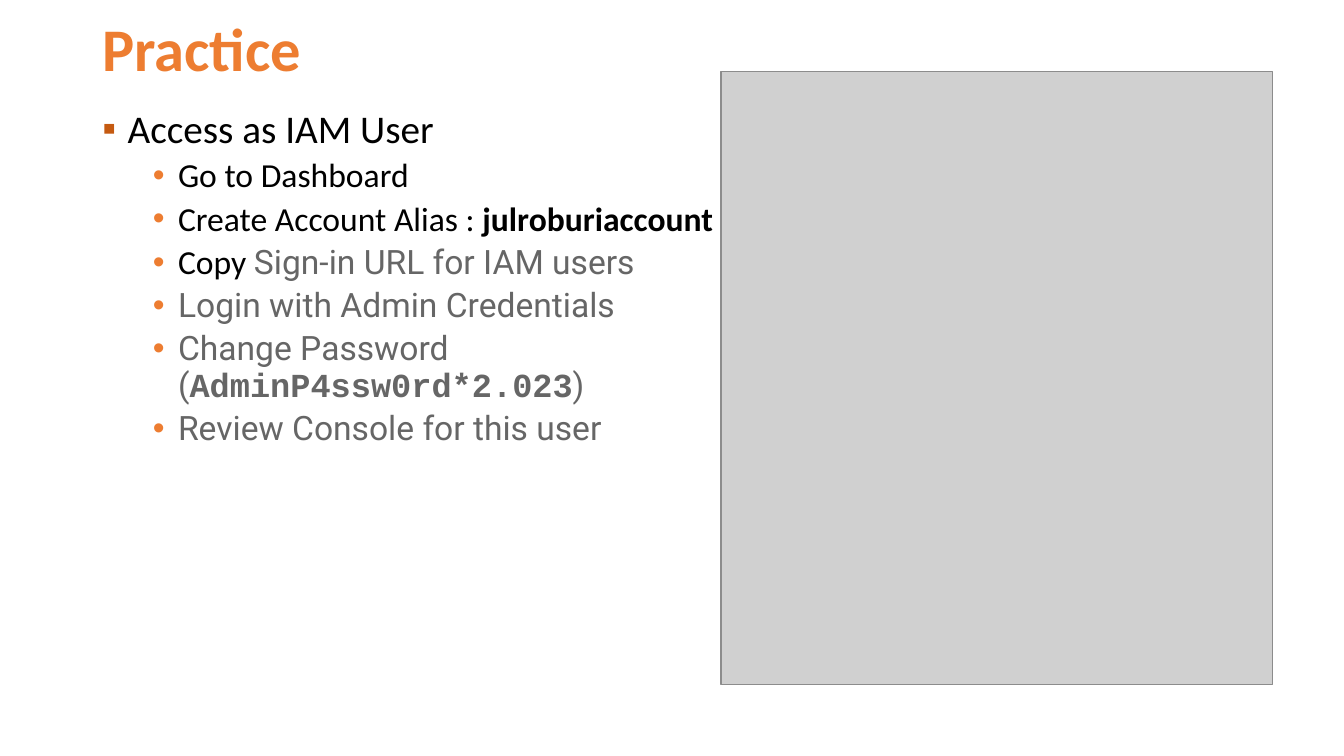
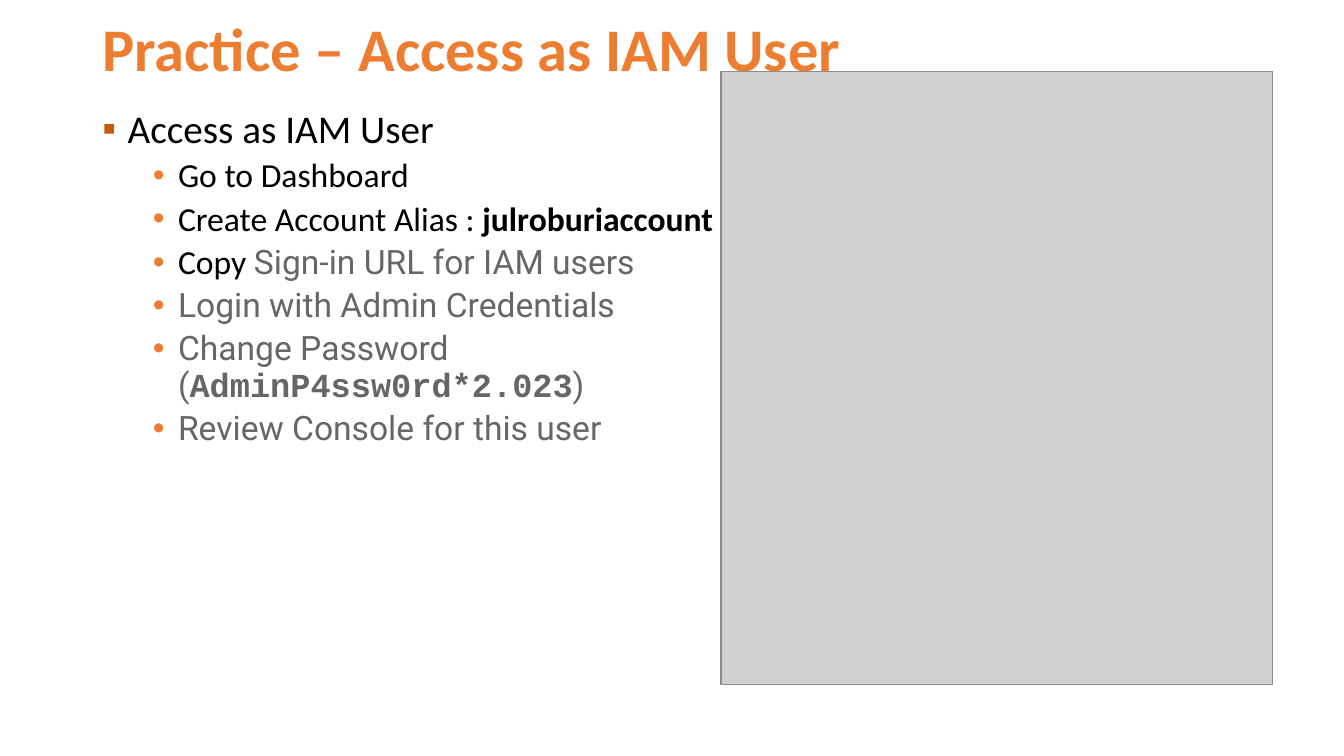
Before and after one commit to Jucer74/ArchitectureMaster, a slide deck: slide 7 of Classes/04-IAM-IdentityandAccessManagement/ArchitectureMaster-04-IAM-IdentityandAccessManagement.pptx. Drawn at 1344x756 pixels with LibreOffice and Linux fonts; fonts in the diff are those of the drawing; grey boxes stand for pictures; background and template pictures are left out. Boxes give left, top, right and bottom in pixels: in the first picture for what was removed or moved away, otherwise in the second. Text is boxed around its words. In the diff, an @@ line names an element or a change of style, - is before the commit and + after.

```diff
--- a/Classes/04-IAM-IdentityandAccessManagement/ArchitectureMaster-04-IAM-IdentityandAccessManagement.pptx
+++ b/Classes/04-IAM-IdentityandAccessManagement/ArchitectureMaster-04-IAM-IdentityandAccessManagement.pptx
@@ title at [102, 28, 840, 86]: text changed @@
-Practice
+Practice – Access as IAM User
```
Also in this commit, not shown: 1 other slide changed, 3 slides added, 1 slide removed.
